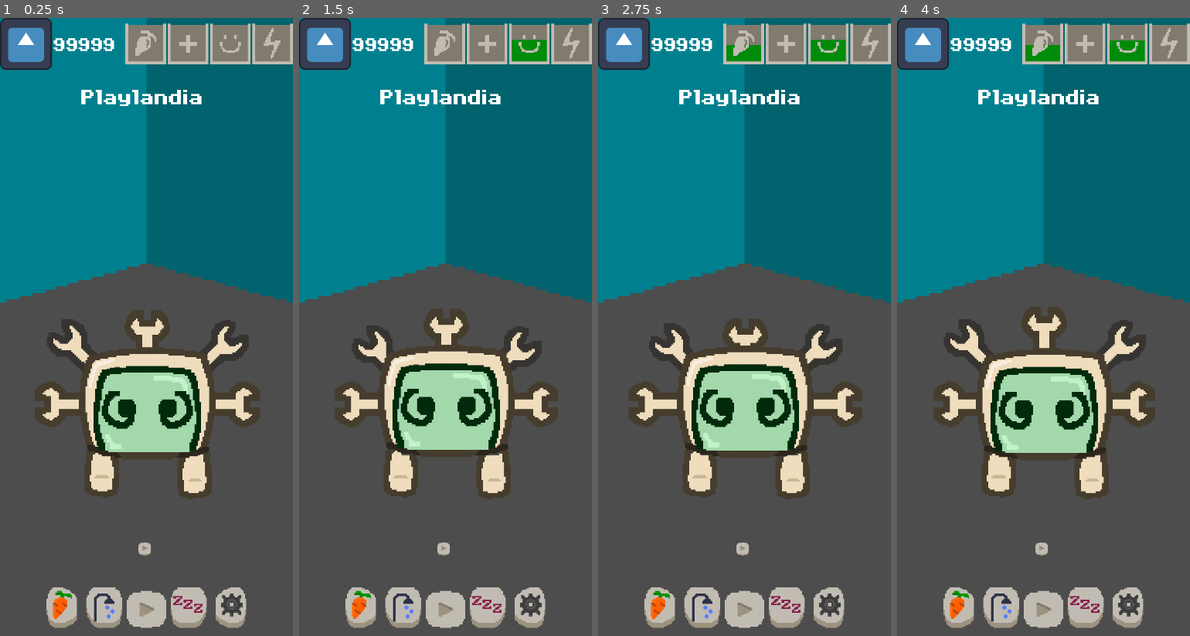
Above: before the commit, frames 1-4 (left to right).
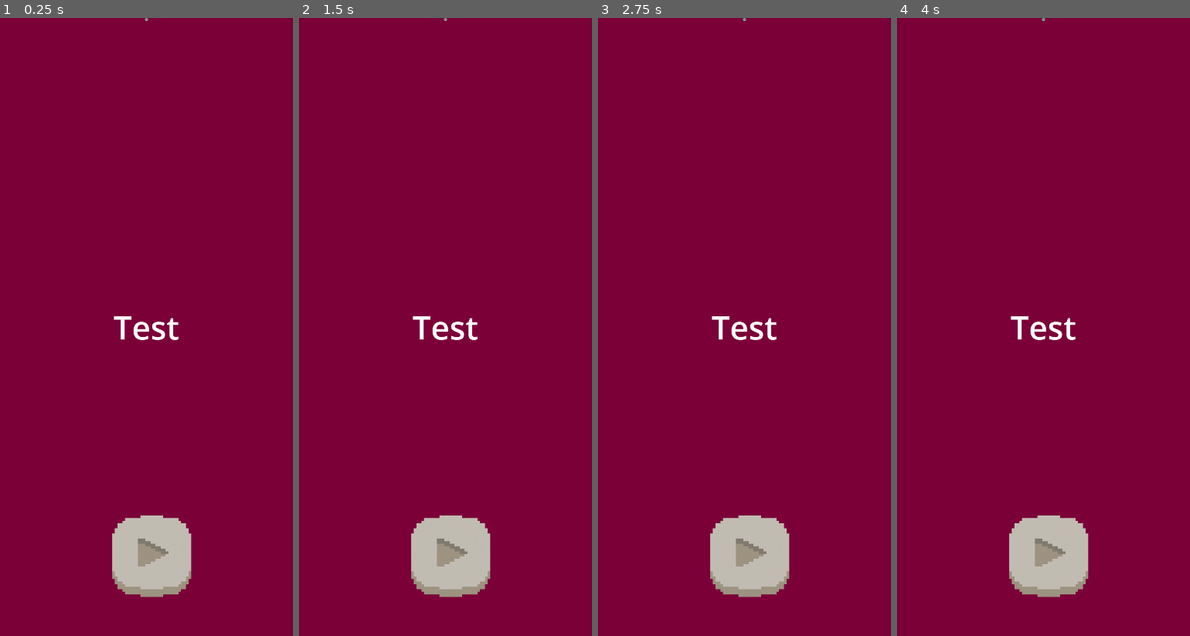
Above: after the commit, the same moments.

Repository: daniel-macias/mrduelm
Game: Godot game, scene res://Scenes/main.tscn
Two runs of this game, one before a commit and one after it. Both use one fixed random seed, a clock stepped at 60 frames per second and the inputs below. The engine's default icon, where the game draws it, is replaced by a stand-in: a white triangle on a blue panel in a dark square.
Inputs (mouse positions are in pixels of both pictures, inside the frame that each line leads up to):
- Up to frame 1 (0.25 s): no input
- Up to frame 2 (1.5 s): click (442, 549) at 0.5 s; click (471, 24) at 1.25 s, where only the run after the commit has a clickable "Chicken - $50"
- Up to frame 3 (2.75 s): click (770, 36) at 2 s, where only the run after the commit has a clickable "Broccoli - $100"
- Up to frame 4 (4 s): click (1069, 55) at 2.75 s, where only the run after the commit has a clickable "Pizza - $100"; click (1049, 555) at 3.52 s

The runs differ from the first frame. In frame 1, 100% of the frame differs, in the area x 0-100%, y 0-100%; in frame 2, 100%; in frame 3, 100%; in frame 4, 100%.

Commit message:
started working on the visual part and logic on the shop but got tired

Diff:
--- a/Scenes/main.tscn
+++ b/Scenes/main.tscn
@@ -31,6 +31,7 @@
 [ext_resource type="Script" path="res://Scripts/UIManagers/GarageGUI.gd" id="13_yx62g"]
 [ext_resource type="Texture2D" uid="uid://bb56aoher0ca0" path="res://Sprites/Food/Broccolli.png" id="28_ub37l"]
 [ext_resource type="Texture2D" uid="uid://5lvmfvex78sv" path="res://Sprites/RoomStuff/bg_walls.png" id="30_iwp8k"]
+[ext_resource type="Script" path="res://Scripts/UIManagers/ShopTemplate.gd" id="32_k4rhv"]
 
 [node name="Node2D" type="Node2D"]
 script = ExtResource("1_2ncyc")
@@ -552,3 +553,65 @@
 texture_normal = ExtResource("4_iuqi7")
 ignore_texture_size = true
 stretch_mode = 5
+
+[node name="ShopTemplate" type="Control" parent="Outside"]
+layout_mode = 3
+anchors_preset = 15
+anchor_right = 1.0
+anchor_bottom = 1.0
+grow_horizontal = 2
+grow_vertical = 2
+script = ExtResource("32_k4rhv")
+
+[node name="BGColor" type="ColorRect" parent="Outside/ShopTemplate"]
+layout_mode = 1
+anchors_preset = 15
+anchor_right = 1.0
+anchor_bottom = 1.0
+grow_horizontal = 2
+grow_vertical = 2
+color = Color(0.483544, 0, 0.219302, 1)
+
+[node name="ScrollContainer" type="ScrollContainer" parent="Outside/ShopTemplate"]
+layout_mode = 1
+anchors_preset = 5
+anchor_left = 0.5
+anchor_right = 0.5
+grow_horizontal = 2
+
+[node name="VBoxContainer" type="VBoxContainer" parent="Outside/ShopTemplate/ScrollContainer"]
+layout_mode = 2
+
+[node name="Price" type="Label" parent="Outside/ShopTemplate"]
+layout_mode = 1
+anchors_preset = 8
+anchor_left = 0.5
+anchor_top = 0.5
+anchor_right = 0.5
+anchor_bottom = 0.5
+offset_left = -81.0
+offset_top = -55.0
+offset_right = 81.0
+offset_bottom = 55.0
+grow_horizontal = 2
+grow_vertical = 2
+theme_override_font_sizes/font_size = 80
+text = "Test"
+
+[node name="BuyBtn" type="TextureButton" parent="Outside/ShopTemplate"]
+layout_mode = 1
+anchors_preset = 8
+anchor_left = 0.5
+anchor_top = 0.5
+anchor_right = 0.5
+anchor_bottom = 0.5
+offset_left = -87.0
+offset_top = 464.0
+offset_right = -47.0
+offset_bottom = 504.0
+grow_horizontal = 2
+grow_vertical = 2
+scale = Vector2(5, 5)
+texture_normal = ExtResource("4_iuqi7")
+ignore_texture_size = true
+stretch_mode = 5
--- /dev/null
+++ b/Scripts/UIManagers/ShopTemplate.gd
@@ -0,0 +1,41 @@
+extends Node
+
+@export var shop_type = "food" # "food", "body_parts", etc.
+@onready var scroll_container: ScrollContainer = $ScrollContainer
+@onready var vbox_container: VBoxContainer = $ScrollContainer/VBoxContainer
+@onready var price_label: Label = $Price
+@onready var buy_button: TextureButton = $BuyBtn
+
+var selected_item: Dictionary = {}
+
+func _ready() -> void:
+	# Populate the shop with items based on the shop_type
+	load_items()
+
+func load_items() -> void:
+	#vbox_container.que
+	var items = Catalog.get(shop_type + "_catalog") if shop_type + "_catalog" in Catalog else {}
+	for item_name in items.keys():
+		var item_details = items[item_name]
+		# Create a button for each item
+		var item_button = Button.new()
+		item_button.text = item_details["name"] + " - $" + str(item_details["cost"])
+		item_button.icon = load(item_details["thumbnail"])
+		item_button.connect("pressed", Callable(self, "_on_item_selected").bind(item_name))
+		vbox_container.add_child(item_button)
+		print("ADDED: ", item_name)
+
+func _on_item_selected(item_name: String) -> void:
+	# Update selected item and UI
+	selected_item = Catalog.get(shop_type + "_catalog")[item_name]
+	price_label.text = "Price: $" + str(selected_item["cost"])
+	buy_button.disabled = false
+
+func _on_buy_button_pressed() -> void:
+	if selected_item:
+		# Logic to process the purchase
+		print("Bought:", selected_item["name"])
+		# Reset UI
+		selected_item = {}
+		price_label.text = "Price: $0"
+		buy_button.disabled = true
Not shown: 2 places in Scenes/main.tscn that only renumber resources
